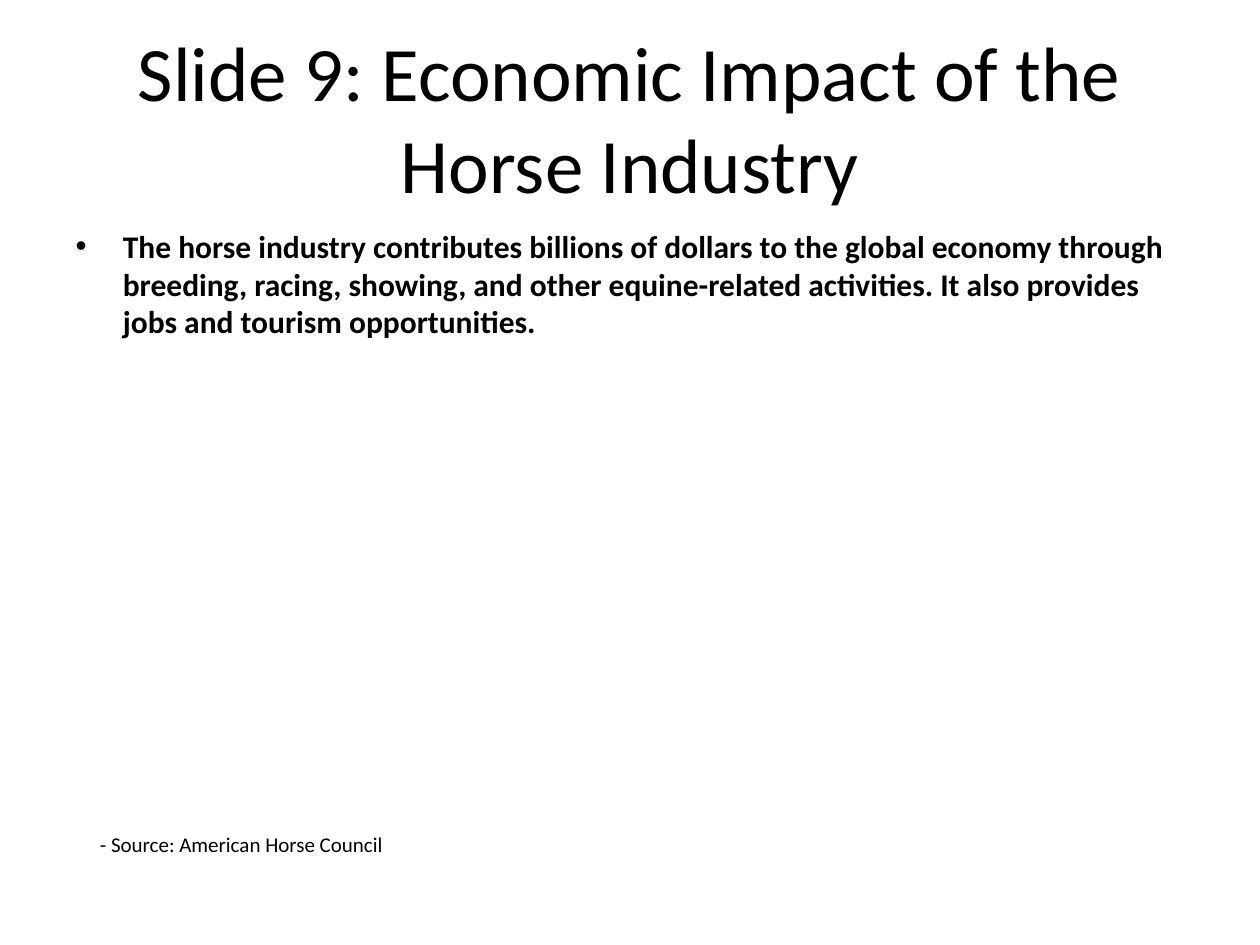
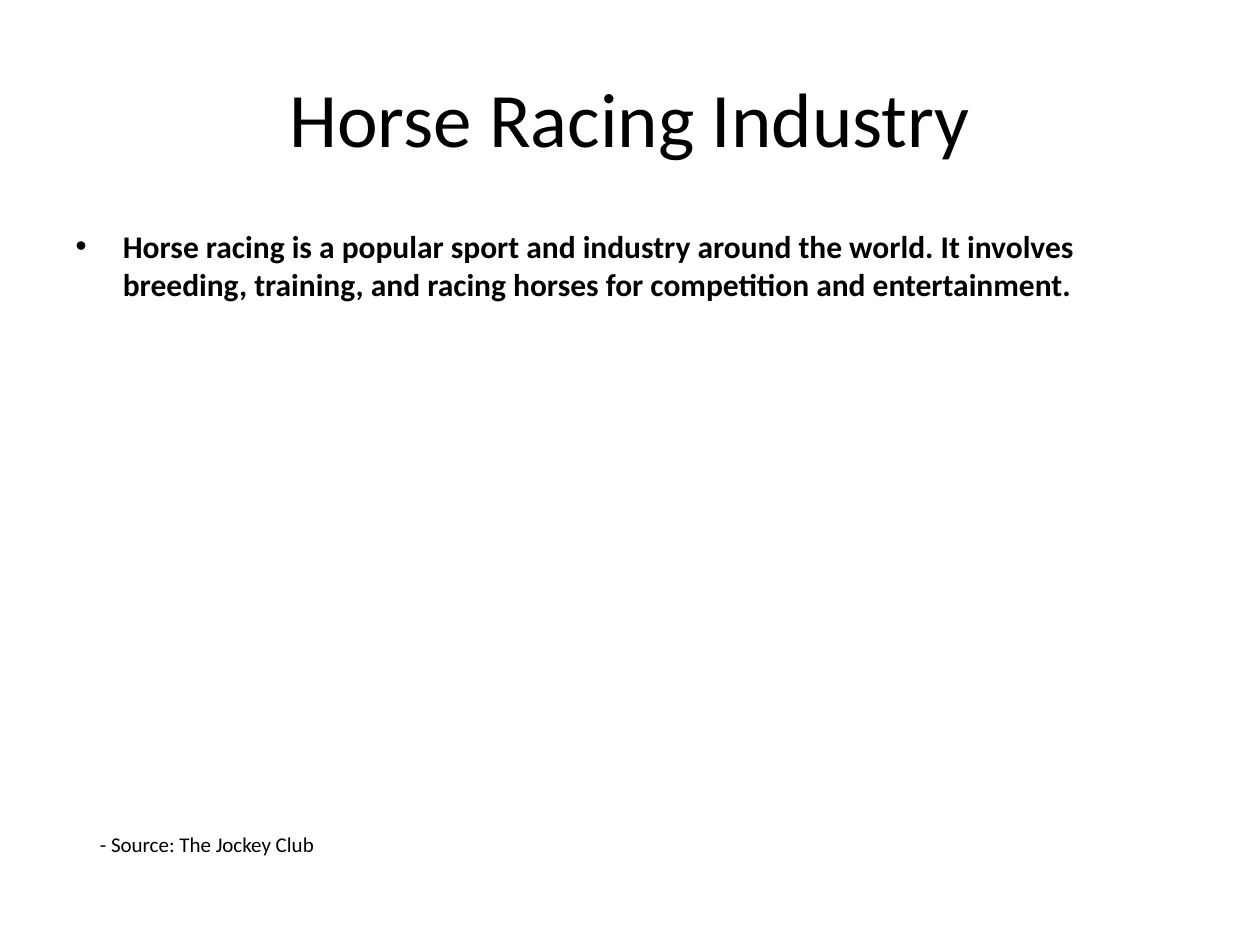
Before and after one commit to infrasvc-magang/test, a slide deck: slide 10 of backend/project/PPTX/Horse_presentation.pptx. Drawn at 1260x945 pixels with LibreOffice and Linux fonts; fonts in the diff are those of the drawing. Boxes give left, top, right and bottom in pixels: in the first picture for what was removed or moved away, otherwise in the second. Text is boxed around its words. In the diff, an @@ line names an element or a change of style, - is before the commit and + after.

```diff
--- a/backend/project/PPTX/Horse_presentation.pptx
+++ b/backend/project/PPTX/Horse_presentation.pptx
@@ title at [289, 93, 970, 161]: text changed @@
-Slide 9: Economic Impact of the Horse Industry
+Horse Racing Industry
@@ text at [123, 236, 1073, 302]: text changed @@
-• The horse industry contributes billions of dollars to the global economy through breeding, racing, showing, and other equine-related activities. It also provides jobs and tourism opportunities.
+• Horse racing is a popular sport and industry around the world. It involves breeding, training, and racing horses for competition and entertainment.
@@ text at [111, 837, 314, 856]: text changed @@
-- Source: American Horse Council
+- Source: The Jockey Club
```
Also in this commit, not shown: 9 other slides changed, 7 other files.
